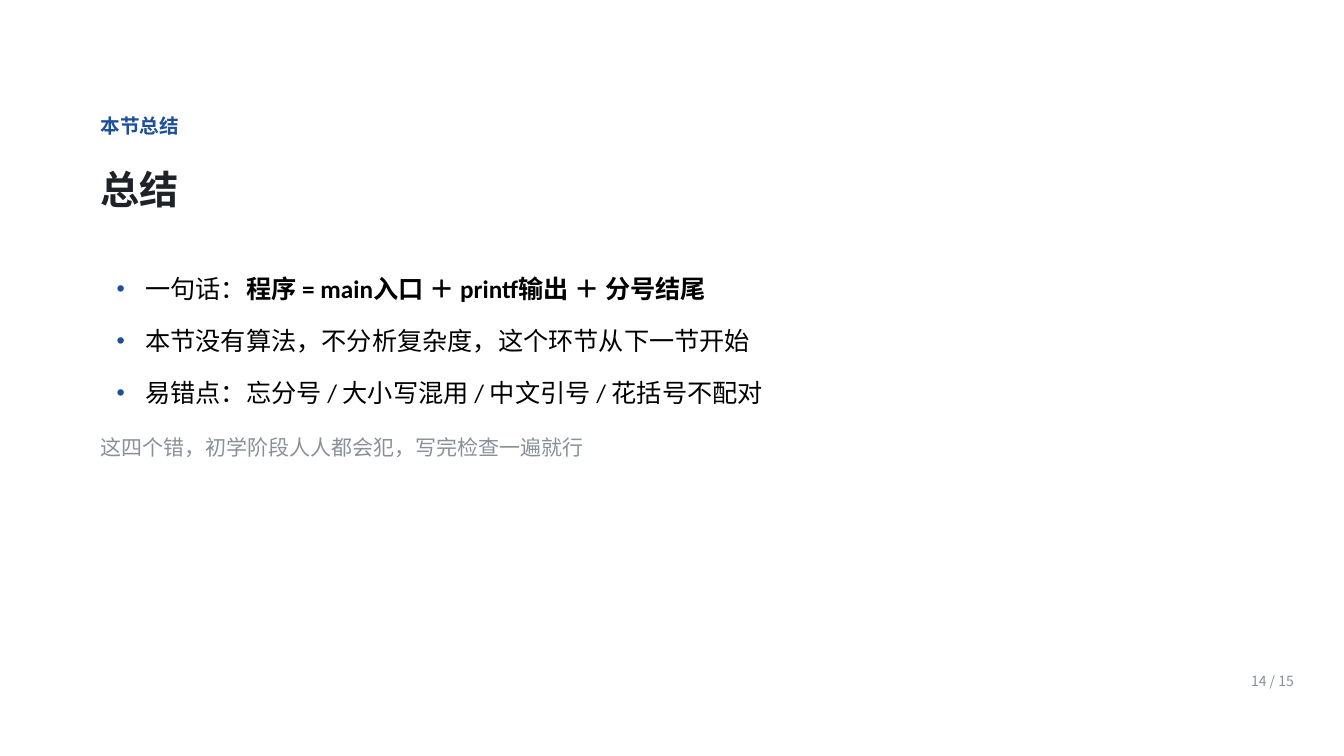
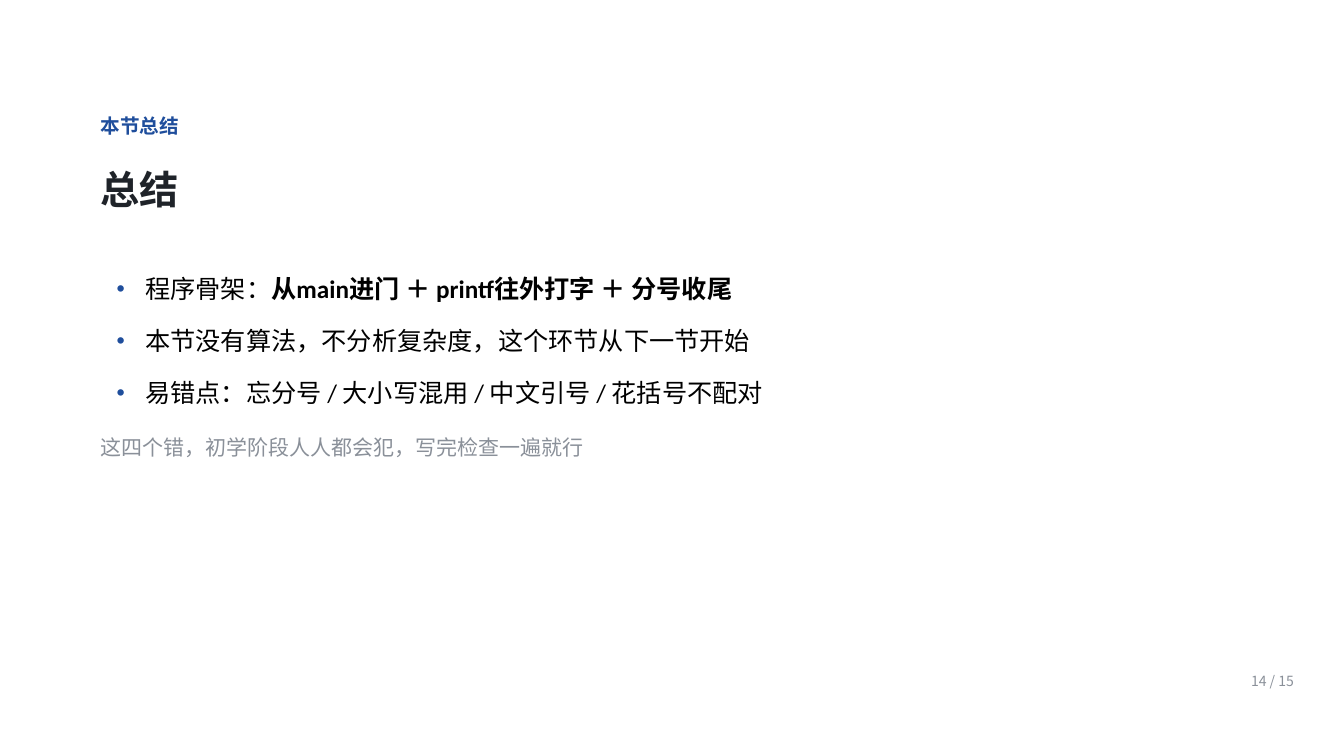
Before and after one commit to Ctrl1CandV/SpecialtyCourses, a slide deck: slide 14 of 课件/C1/C1-A-01/C1-A-01.pptx. Drawn at 1344x756 pixels with LibreOffice and Linux fonts; fonts in the diff are those of the drawing; background and template pictures are left out. Boxes give left, top, right and bottom in pixels: in the first picture for what was removed or moved away, otherwise in the second. Text is boxed around its words. In the diff, an @@ line names an element or a change of style, - is before the commit and + after.

```diff
--- a/课件/C1/C1-A-01/C1-A-01.pptx
+++ b/课件/C1/C1-A-01/C1-A-01.pptx
@@ text at [145, 276, 733, 302]: text changed @@
-• 一句话：程序 = main入口 ＋ printf输出 ＋ 分号结尾
+• 程序骨架：从main进门 ＋ printf往外打字 ＋ 分号收尾
```
Also in this commit, not shown: 1 other slide changed, 4 other files.
